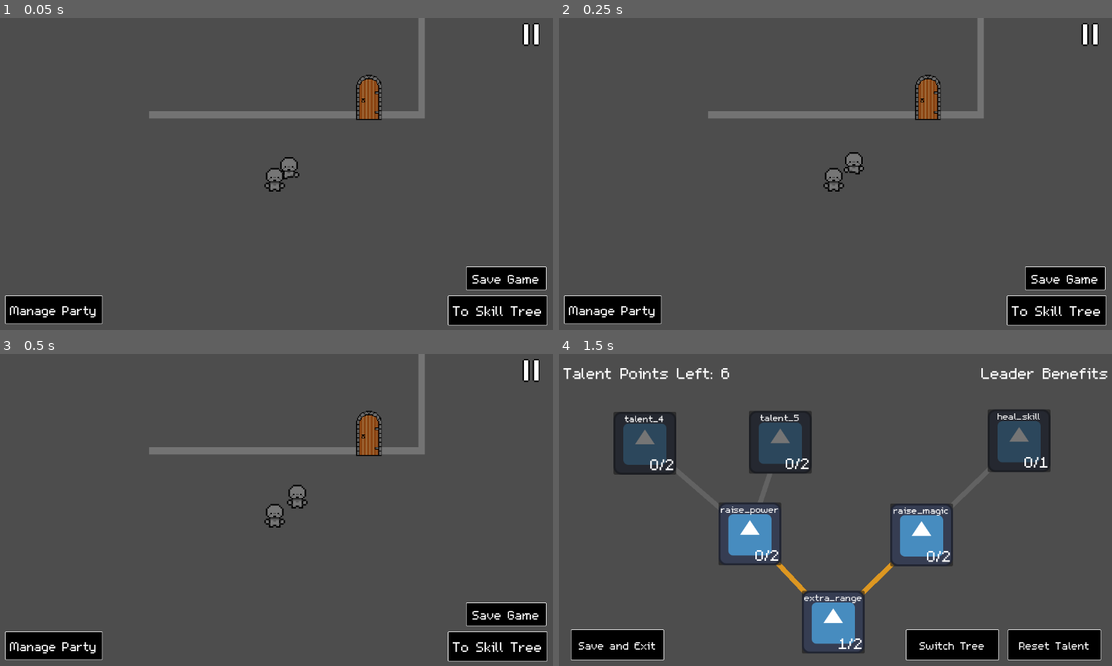
Above: before the commit, frames 1-4 (two rows, left to right).
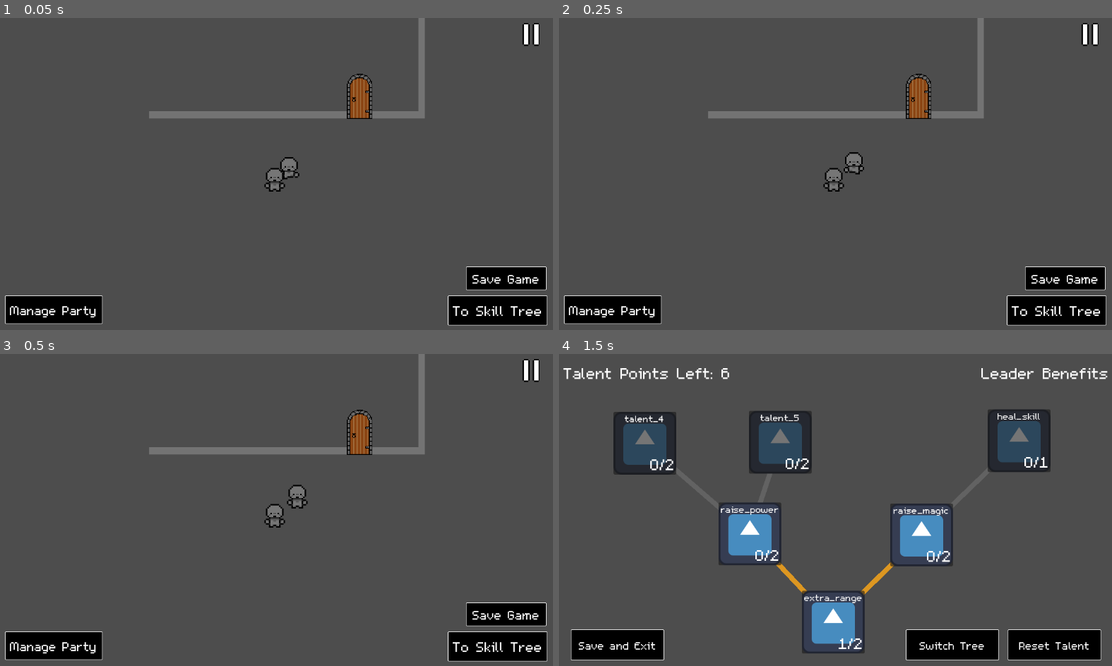
Above: after the commit, the same moments.

Repository: DubiousDuck/Manny-Takes-on-Upper-Management
Game: Godot game, scene res://overworld/sample_overworld.tscn
The game is run twice, just before and just after one commit, with the same random seed, the same clock (stepped at 60 frames per second) and the same inputs. The engine's default icon, where the game draws it, is replaced by a stand-in: a white triangle on a blue panel in a dark square.
Inputs:
- Up to frame 1 (0.05 s): no input
- Up to frame 2 (0.25 s): no input
- Up to frame 3 (0.5 s): no input
- Up to frame 4 (1.5 s): click "To Skill Tree" at 0.5 s; click "0/2" at 1.25 s

The runs differ from the first frame. In frame 1, 0.8% of the frame differs, in the area x 62-70%, y 17-33%; in frame 2, 0.8%; in frame 3, 0.8%; in frame 4, nothing differs.

Commit message:
new variable: enemy container

Diff:
--- a/map/default_map.tres
+++ b/map/default_map.tres
@@ -15,7 +15,7 @@
 1:0/0/custom_data_0 = true
 1:0/0/custom_data_1 = true
 1:0/0/custom_data_2 = 1
-2:0/next_alternative_id = 4
+2:0/next_alternative_id = 5
 2:0/0 = 0
 2:0/0/custom_data_0 = true
 2:0/0/custom_data_2 = 2
@@ -26,6 +26,9 @@
 2:0/3/modulate = Color(2.21401e-06, 0.836941, 0.410504, 1)
 2:0/3/custom_data_0 = true
 2:0/3/custom_data_3 = "heal"
+2:0/4 = 4
+2:0/4/modulate = Color(0.411672, 0.406926, 0.387958, 1)
+2:0/4/custom_data_3 = "hide"
 3:0/0 = 0
 0:1/0 = 0
 0:1/0/custom_data_2 = 2
--- a/overworld/door.gd
+++ /dev/null
@@ -1,11 +0,0 @@
-extends Interactable
-
-class_name Door
-
-@export_file("*.tscn") var scene_to_go
-
-func _interact_call_back():
-	Global.start_dialogue(["test", "hello", "test again"])
-	await EventBus.ui_element_ended
-	Global.start_battle(self.name, [load("res://unit/params/healer.tres")])
-	get_tree().change_scene_to_file(scene_to_go)
--- a/overworld/door.tscn
+++ /dev/null
@@ -1,42 +0,0 @@
-[gd_scene load_steps=5 format=3 uid="uid://dia222bicit4v"]
-
-[ext_resource type="Script" path="res://overworld/door.gd" id="1_3qxwt"]
-[ext_resource type="Texture2D" uid="uid://coy382quxt11e" path="res://assets/door.png" id="2_a65u2"]
-
-[sub_resource type="CircleShape2D" id="CircleShape2D_dktft"]
-radius = 42.107
-
-[sub_resource type="CapsuleShape2D" id="CapsuleShape2D_04yjj"]
-radius = 22.0
-height = 86.0
-
-[node name="Door" type="Area2D"]
-collision_layer = 3
-collision_mask = 3
-script = ExtResource("1_3qxwt")
-scene_to_go = "res://stages/demo_field.tscn"
-
-[node name="CollisionShape2D" type="CollisionShape2D" parent="."]
-position = Vector2(2, 31)
-shape = SubResource("CircleShape2D_dktft")
-
-[node name="Sprite2D" type="Sprite2D" parent="."]
-scale = Vector2(0.15, 0.15)
-texture = ExtResource("2_a65u2")
-
-[node name="Control" type="Control" parent="."]
-layout_mode = 3
-anchors_preset = 0
-offset_right = 40.0
-offset_bottom = 40.0
-
-[node name="Area2D" type="Area2D" parent="Control"]
-
-[node name="CollisionShape2D" type="CollisionShape2D" parent="Control/Area2D"]
-position = Vector2(1, -9)
-shape = SubResource("CapsuleShape2D_04yjj")
-
-[connection signal="body_entered" from="." to="." method="_on_body_entered"]
-[connection signal="body_exited" from="." to="." method="_on_body_exited"]
-[connection signal="mouse_entered" from="Control/Area2D" to="." method="_on_area_2d_mouse_entered"]
-[connection signal="mouse_exited" from="Control/Area2D" to="." method="_on_area_2d_mouse_exited"]
--- a/overworld/sample_overworld.tscn
+++ b/overworld/sample_overworld.tscn
@@ -3,8 +3,8 @@
 [ext_resource type="PackedScene" uid="uid://vjjenmk6qvnq" path="res://overworld/Player.tscn" id="1_i2n66"]
 [ext_resource type="Script" path="res://overworld/overworld.gd" id="1_o2m1g"]
 [ext_resource type="PackedScene" uid="uid://swx1ag0pr6hh" path="res://ui/pause_menu/pause_canvas_layer.tscn" id="2_ss2h4"]
-[ext_resource type="PackedScene" path="res://overworld/door.tscn" id="4_712br"]
 [ext_resource type="Script" path="res://overworld/camera_ow.gd" id="4_u7vk1"]
+[ext_resource type="PackedScene" uid="uid://dia222bicit4v" path="res://overworld/interactables/door.tscn" id="5_tiegx"]
 
 [sub_resource type="RectangleShape2D" id="RectangleShape2D_ytewl"]
 size = Vector2(561.75, 15)
@@ -131,8 +131,8 @@
 position_smoothing_enabled = true
 script = ExtResource("4_u7vk1")
 
-[node name="Door" parent="." instance=ExtResource("4_712br")]
-position = Vector2(453, 336)
+[node name="Door" parent="." instance=ExtResource("5_tiegx")]
+position = Vector2(434, 334)
 
 [connection signal="pressed" from="CanvasLayer/ToTalentPage" to="." method="_on_to_talent_page_pressed"]
 [connection signal="pressed" from="CanvasLayer/Save" to="." method="_on_save_pressed"]
--- a/stages/demo_field.tscn
+++ b/stages/demo_field.tscn
@@ -41,9 +41,10 @@
 [node name="Units" type="Node2D" parent="."]
 script = ExtResource("4_ifsfs")
 
-[node name="PlayerGroup" type="Node2D" parent="Units"]
+[node name="PlayerGroup" type="Node2D" parent="Units" node_paths=PackedStringArray("enemy_container")]
 script = ExtResource("5_ypjfd")
 is_player_controlled = true
+enemy_container = NodePath("../EnemyGroup")
 
 [node name="Protag" parent="Units/PlayerGroup" instance=ExtResource("6_vkavw")]
 position = Vector2(125, 186)
@@ -58,8 +59,9 @@
 position = Vector2(54, 146)
 script = ExtResource("7_fxfs3")
 
-[node name="EnemyGroup" type="Node2D" parent="Units"]
+[node name="EnemyGroup" type="Node2D" parent="Units" node_paths=PackedStringArray("enemy_container")]
 script = ExtResource("5_ypjfd")
+enemy_container = NodePath("../PlayerGroup")
 
 [node name="EnemyUnit" parent="Units/EnemyGroup" instance=ExtResource("6_vkavw")]
 position = Vector2(430, 181)
--- a/unit/UnitContainer.gd
+++ b/unit/UnitContainer.gd
@@ -7,6 +7,7 @@
 
 #information
 @export var is_player_controlled: bool
+@export var enemy_container: UnitContainer #NOTICE: New feature!
 var units: Array[Unit] = []
 var current_unit: Unit
 var skill_chosen: SkillInfo = null
@@ -378,12 +379,17 @@
 func get_targets_of_type(targets: Array[Vector2i], type: int): #return cells among targets that are of a specific target type
 	var correct_targets: Array[Vector2i] = []
 	var allied_cells: Array[Vector2i] = []
+	var enemy_cells: Array[Vector2i] = []
 	units.map(
 		func(unit):
 			allied_cells.append(unit.cell)
 	)
+	enemy_container.units.map(
+		func(unit):
+			enemy_cells.append(unit.cell)
+	)
 	for target in targets:
-		if HexNavi.get_cell_custom_data(target, "occupied"):
+		if target in allied_cells or target in enemy_cells:
 			match type:
 				SkillInfo.TargetType.ALLIES:
 					if allied_cells.has(target): correct_targets.append(target)
Renamed: overworld/interactable.gd -> overworld/interactables/interactable.gd
